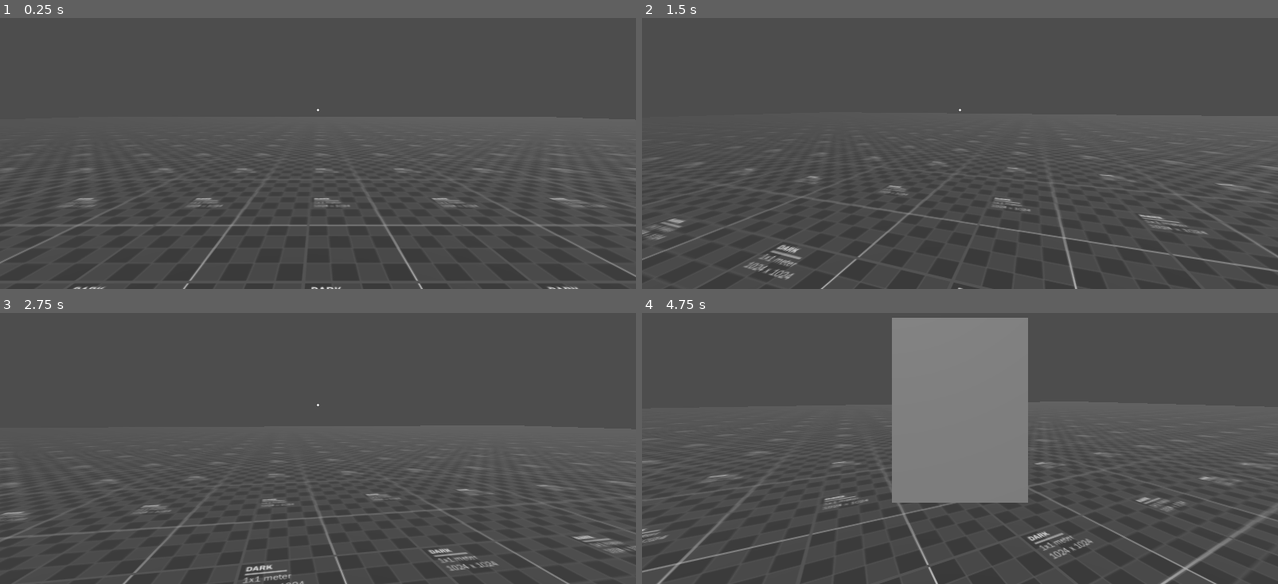
Above: before the commit, frames 1-4 (two rows, left to right).
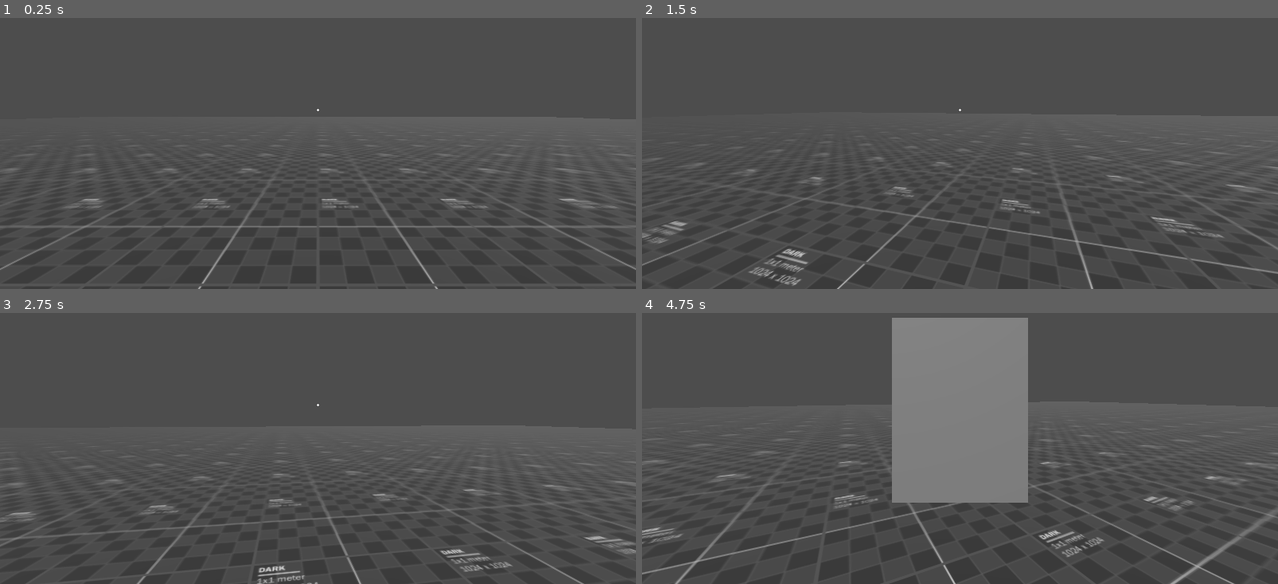
Above: after the commit, the same moments.

Repository: dairycultist/Deadman-Survival
Game: Godot game, scene res://world.tscn
Same seed, same stepped clock (60 frames per second), same inputs: the game is played once before the commit and once after it.
Inputs (mouse positions are in pixels of both pictures, inside the frame that each line leads up to):
- Up to frame 1 (0.25 s): no input
- Up to frame 2 (1.5 s): tap Enter at 0.5 s; move the mouse to (991, 107) at 0.52 s; hold E (interact) 0.53-1.28 s; hold W (walk_up) from 0.53 s (still down); move the mouse to (928, 110) at 1.27 s; tap E (interact) at 1.35 s
- Up to frame 3 (2.75 s): keep holding W (walk_up); move the mouse to (330, 399) at 2.02 s; hold E (interact) from 2.03 s (still down)
- Up to frame 4 (4.75 s): move the mouse to (953, 410) at 2.77 s; release E (interact) at 2.78 s; tap E (interact) at 2.85, 4.35 s; move the mouse to (1004, 410) at 3.52 s; hold E (interact) 3.53-4.28 s; tap Escape (inventory) at 4.15 s; move the mouse to (769, 350) at 4.27 s; release W (walk_up) at 4.28 s; hold A (walk_left) from 4.28 s (still down)

The runs differ from the first frame. In frame 1, 3.1% of the frame differs, in the area x 0-100%, y 50-100%; in frame 2, 3.4%; in frame 3, 2.8%; in frame 4, 3.6%, in the area x 0-100%, y 48-100%.

Commit message:
Ability to put items into inventory

Diff:
--- a/backpack.gd
+++ b/backpack.gd
@@ -2,3 +2,15 @@
 
 @export var item_slots: Array[Node3D]
 #@export var weapon_slots: Array[Node3D]
+
+func attempt_store_item(item: Item):
+
+	for item_slot in item_slots:
+
+		if item_slot.get_child_count() == 0:
+			item.freeze = true
+			item.get_child(0).disabled = true
+			item.reparent(item_slot)
+			item.position = Vector3.ZERO
+			item.rotation = Vector3(0, -PI / 2, 0)
+			break
--- a/player_controller.gd
+++ b/player_controller.gd
@@ -43,8 +43,9 @@
 		var query = PhysicsRayQueryParameters3D.create($CameraAnchor.global_position, $CameraAnchor.global_position - 30 * $CameraAnchor.global_transform.basis.z)
 		var result = get_world_3d().direct_space_state.intersect_ray(query)
 
+		# put item into inventory
 		if result and result.collider is Item:
-			print(result.collider)
+			$CameraAnchor/Backpack.attempt_store_item(result.collider)
 
 	if event is InputEventMouseMotion and Input.mouse_mode == Input.MOUSE_MODE_CAPTURED:
 
--- a/world.tscn
+++ b/world.tscn
@@ -18,6 +18,9 @@
 
 [sub_resource type="BoxShape3D" id="BoxShape3D_036b0"]
 size = Vector3(0.087890625, 0.4142456, 0.60009766)
+
+[sub_resource type="BoxShape3D" id="BoxShape3D_dwbse"]
+size = Vector3(0.087890625, 0.37948608, 0.18231201)
 
 [node name="World" type="Node3D"]
 
@@ -42,18 +45,26 @@
 
 [node name="Player" parent="." instance=ExtResource("3_036b0")]
 
-[node name="PistolMagazine" type="MeshInstance3D" parent="."]
-transform = Transform3D(1, 0, 0, 0, 1, 0, 0, 0, 1, 0.14383852, 0.52388346, 1.9782019)
-mesh = ExtResource("4_aqk2v")
+[node name="Pistol" type="RigidBody3D" parent="."]
+transform = Transform3D(0.15373817, -0.9332134, -0.3247726, 0.9851691, 0.11941779, 0.12321169, -0.07619918, -0.33889833, 0.9377321, -1.9888012, 0.8774416, -0.14924057)
+script = ExtResource("5_dwbse")
 
-[node name="Pistol" type="RigidBody3D" parent="."]
-transform = Transform3D(1, 0, 0, 0, 1, 0, 0, 0, 1, 0, 0.699589, 0)
-script = ExtResource("5_dwbse")
+[node name="CollisionShape3D" type="CollisionShape3D" parent="Pistol"]
+transform = Transform3D(1, 0, 0, 0, 1, 0, 0, 0, 1, 0, -0.011932373, -0.14331055)
+shape = SubResource("BoxShape3D_036b0")
 
 [node name="Mesh" type="MeshInstance3D" parent="Pistol"]
 mesh = ExtResource("5_036b0")
 skeleton = NodePath("../..")
 
-[node name="CollisionShape3D" type="CollisionShape3D" parent="Pistol"]
-transform = Transform3D(1, 0, 0, 0, 1, 0, 0, 0, 1, 0, -0.011932373, -0.14331055)
-shape = SubResource("BoxShape3D_036b0")
+[node name="PistolMagazine" type="RigidBody3D" parent="."]
+transform = Transform3D(0.4268557, -0.40891108, 0.80658907, 0.6917652, 0.72212255, 0, -0.5824562, 0.5579702, 0.59111255, -1.5905125, 0.699589, 0)
+script = ExtResource("5_dwbse")
+
+[node name="CollisionShape3D" type="CollisionShape3D" parent="PistolMagazine"]
+transform = Transform3D(1, 0, 0, 0, 1, 0, 0, 0, 1, 0, -0.029312134, 0.024871826)
+shape = SubResource("BoxShape3D_dwbse")
+
+[node name="Mesh" type="MeshInstance3D" parent="PistolMagazine"]
+mesh = ExtResource("4_aqk2v")
+skeleton = NodePath("../..")
Not shown: 1 places in world.tscn that only renumber resources
